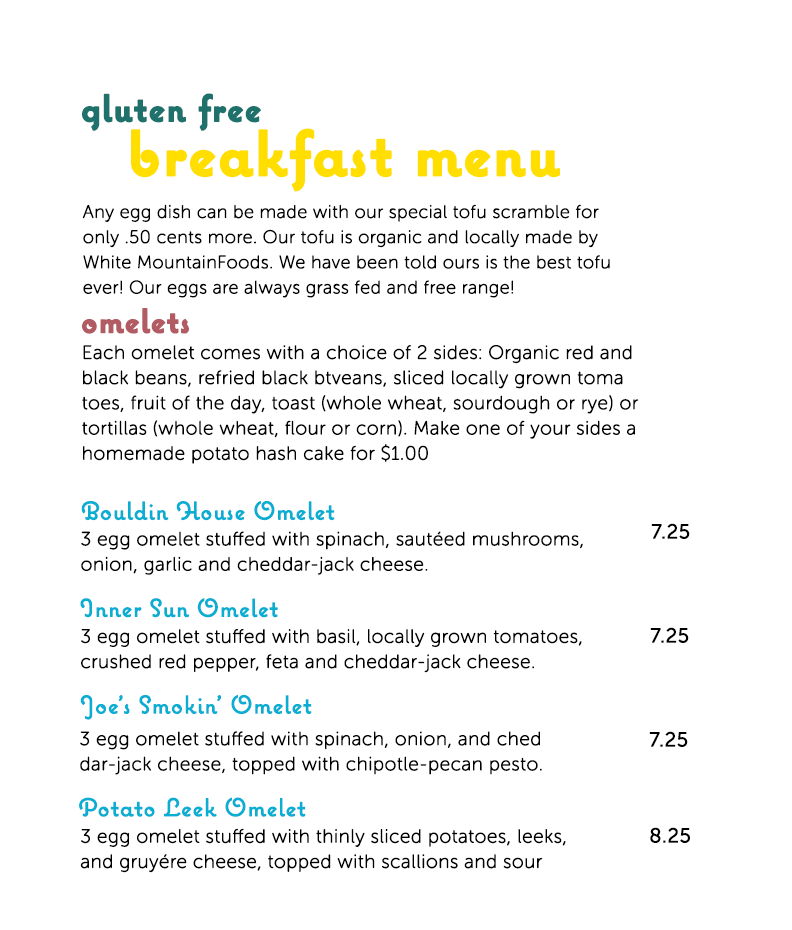
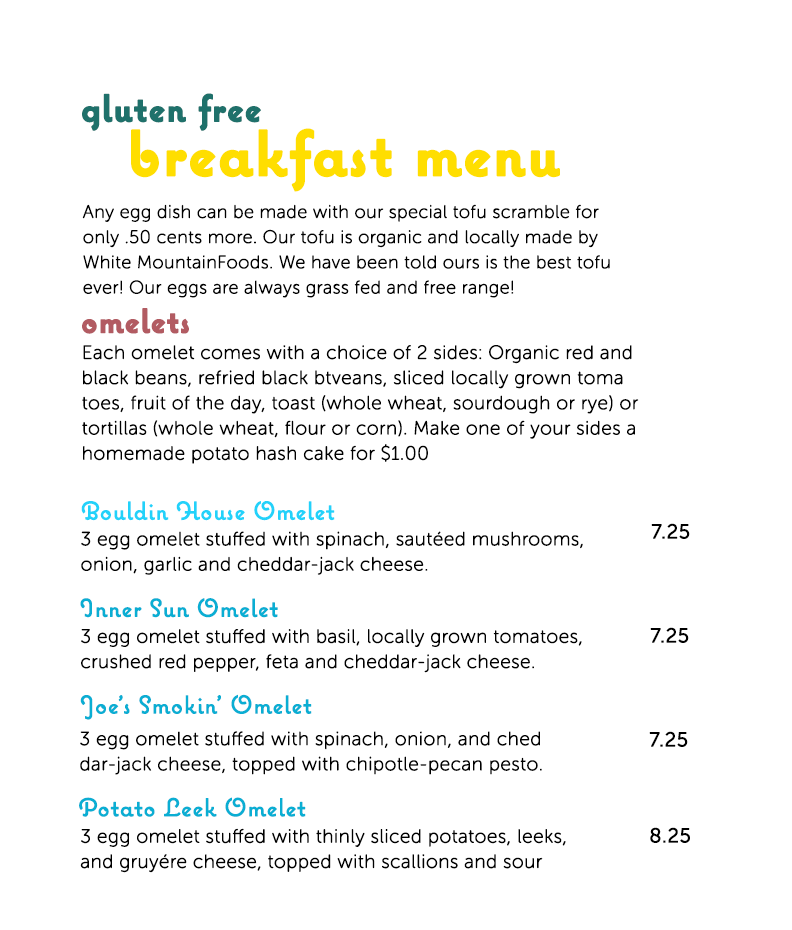
Layers edited between the first and the second 792×930 image:
painted on "Bouldin House Omelet" over [81, 501, 335, 521]
